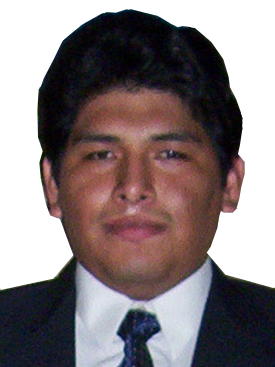
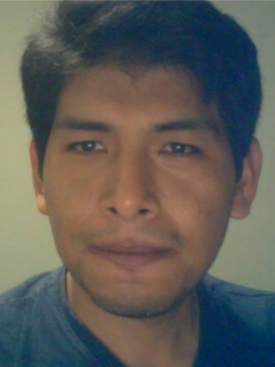
Before/after of a 275x367 layered artwork. What changed in the layer stack:
renamed "Capa nueva" to "13879388_1586266541673945_1565249172409186372_n.jpg", moved it above "Fondo", painted on it over [0, 0, 275, 367]
hid "Fondo" over [0, 9, 275, 367]
